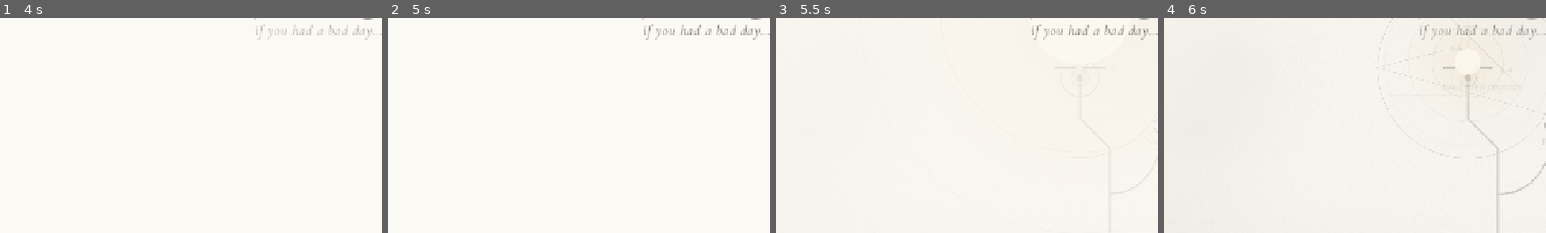
Above: before the commit, frames 1-4 (left to right).
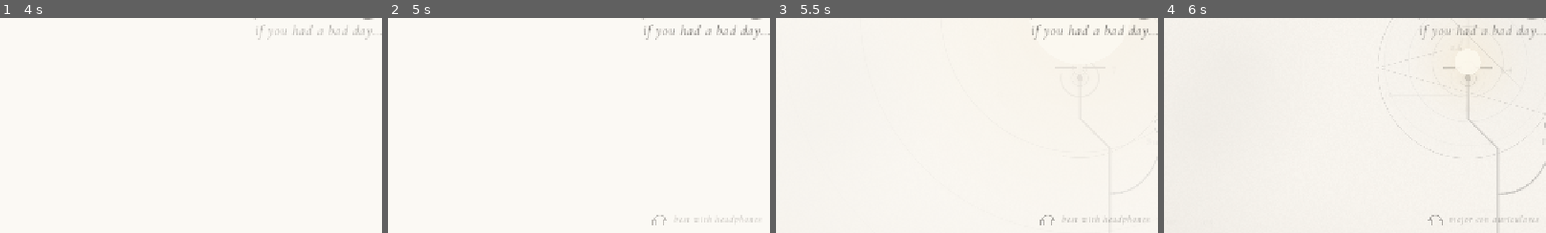
Above: after the commit, the same moments.

Repository: pablopalma/just-tap-repository
Game: Godot game, scene res://scenes/main.tscn
Two runs of this game, one before a commit and one after it. Both use one fixed random seed, a clock stepped at 60 frames per second and the inputs below. Sound files missing from this copy of the repository are replaced by a short silence.
Inputs (mouse positions are % of the whole screen's width and height, from its top left):
- Up to frame 1 (4 s): click "en" at 0.5 s; click "es" at 1.25 s; click "beta · anonymous play data: on" at 2 s; click "beta · anonymous play data: o…" at 2.75 s; click "beta · anonymous play data: on" at 3.5 s
- Up to frame 2 (5 s): click "beta · anonymous play data: o…" at 4.25 s
- Up to frame 3 (5.5 s): tap Enter (ui_accept) at 5, 5.27 s; move the mouse to (72, 45) at 5.02 s; hold Right (ui_right) from 5.03 s (still down); hold Space from 5.03 s (still down); click (72, 45) at 5.17 s
- Up to frame 4 (6 s): tap Enter (ui_accept) at 5.57 s; release Right (ui_right) at 5.75 s; release Space at 5.75 s; click "en" at 5.75 s
The pictures show only the part of the screen within x 8-58%, y 47-97%; the shares and areas given below are measured in that part.

Frame 1 is identical in both runs. In frame 2, 0.2% of the frame differs, in the area x 69-98%, y 91-97%; in frame 3, 0.2%; in frame 4, 0.2%.

Commit message:
The title suggests headphones; 0.15.1-beta
A small line at the bottom of the title, 'best with headphones', beside a pair drawn in ink, fading in after the tagline.

Co-Authored-By: Claude Opus 5.5 <noreply@anthropic.com>

Diff:
--- a/scripts/build_flags.gd
+++ b/scripts/build_flags.gd
@@ -22,7 +22,7 @@
 const TREE_INLINE := true
 
 ## Shown in the play data so balance can be compared between builds.
-const VERSION := "0.15.0-beta"
+const VERSION := "0.15.1-beta"
 
 ## Google Apps Script web app that receives the beta play data (docs/beta-datos.md). Empty: nothing
 ## is recorded and the title screen does not offer the switch.
--- a/scripts/loc.gd
+++ b/scripts/loc.gd
@@ -11,6 +11,7 @@
 	"hint_tap": {"es": "tap", "en": "tap"},
 	"hint_tree": {"es": "mejora el árbol", "en": "grow the tree"},
 	"hint_tree_inline": {"es": "toca el árbol", "en": "tap the tree"},
+	"headphones": {"es": "mejor con auriculares", "en": "best with headphones"},
 	"hint_tree_pad": {"es": "elige una mejora del árbol", "en": "pick an upgrade on the tree"},
 	"hint_beat": {"es": "toca con la música", "en": "tap with the music"},
 	"hint_beat_ok": {"es": "así", "en": "like that"},
--- a/scripts/ui/screens.gd
+++ b/scripts/ui/screens.gd
@@ -29,6 +29,9 @@
 	var _new: Button
 	var _lang: Button
 	var _data: Button
+	## The suggestion to play with headphones, small at the bottom: a pair drawn in ink and a line.
+	var _phones: HBoxContainer
+	var _phones_text: Label
 	var _confirming := false
 	var _confirm_left := 0.0
 
@@ -79,6 +82,23 @@
 		_lang.offset_bottom = -18
 		_lang.pressed.connect(func() -> void: SaveSystem.set_lang("en" if SaveSystem.lang == "es" else "es"))
 		add_child(_lang)
+		_phones = HBoxContainer.new()
+		_phones.set_anchors_and_offsets_preset(PRESET_CENTER_BOTTOM)
+		_phones.grow_horizontal = GROW_DIRECTION_BOTH
+		_phones.offset_top = -64
+		_phones.offset_bottom = -24
+		_phones.alignment = BoxContainer.ALIGNMENT_CENTER
+		_phones.add_theme_constant_override("separation", 10)
+		_phones.mouse_filter = MOUSE_FILTER_IGNORE
+		var icon := Control.new()
+		icon.custom_minimum_size = Vector2(26, 26)
+		icon.mouse_filter = MOUSE_FILTER_IGNORE
+		icon.draw.connect(_draw_phones.bind(icon))
+		_phones.add_child(icon)
+		_phones_text = UIStyle.label("", 17, true, Color(Palette.INK, 0.6))
+		_phones.add_child(_phones_text)
+		_phones.modulate.a = 0.0
+		add_child(_phones)
 		# Beta: the play data switch (docs/beta-datos.md), only when there is somewhere to send it.
 		if Telemetry.url != "":
 			_data = UIStyle.button("", 15)
@@ -97,6 +117,7 @@
 		tw.tween_interval(0.5)
 		tw.tween_property(_title, "modulate:a", 1.0, 3.0)
 		tw.parallel().tween_property(_tag, "modulate:a", 1.0, 3.0).set_delay(2.0)
+		tw.parallel().tween_property(_phones, "modulate:a", 1.0, 2.0).set_delay(3.5)
 		if _returning:
 			tw.tween_property(_choices, "modulate:a", 1.0, 1.2)
 		else:
@@ -111,6 +132,7 @@
 
 	func _refresh() -> void:
 		_prompt.text = Loc.t("tap_start")
+		_phones_text.text = Loc.t("headphones")
 		_continue.text = Loc.t("continue")
 		_new.text = Loc.t("confirm_new") if _confirming else Loc.t("new_game")
 		_new.add_theme_color_override("font_color",
@@ -119,6 +141,15 @@
 		if _data:
 			_data.text = Loc.t("data_on" if Telemetry.enabled else "data_off")
 			_data.modulate.a = 0.75 if Telemetry.enabled else 0.45
+
+	## A pair of headphones in ink: the band over the top and a cup on each side.
+	func _draw_phones(c: Control) -> void:
+		var col := Color(Palette.INK, 0.6)
+		var o := c.size * 0.5 + Vector2(0, 2)
+		c.draw_arc(o, 9.0, PI * 1.05, TAU * 0.975, 24, col, 1.6, true)
+		for side in [-1.0, 1.0]:
+			var cup := Rect2(o + Vector2(side * 9.0 - 3.0, 0.0), Vector2(6.0, 9.0))
+			c.draw_rect(cup, col, false, 1.6)
 
 	func _toggle_data() -> void:
 		Telemetry.set_enabled(not Telemetry.enabled)
